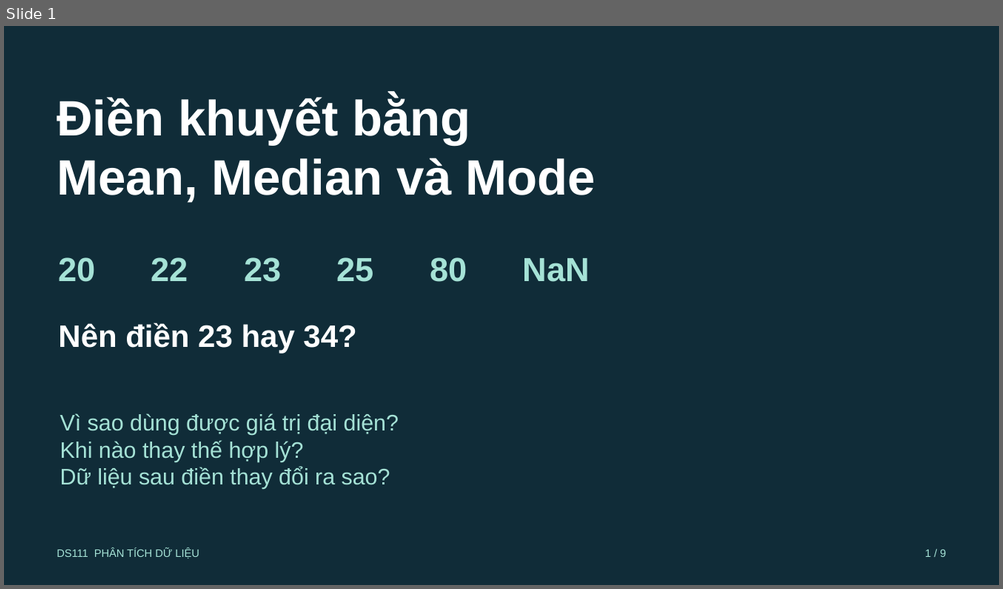
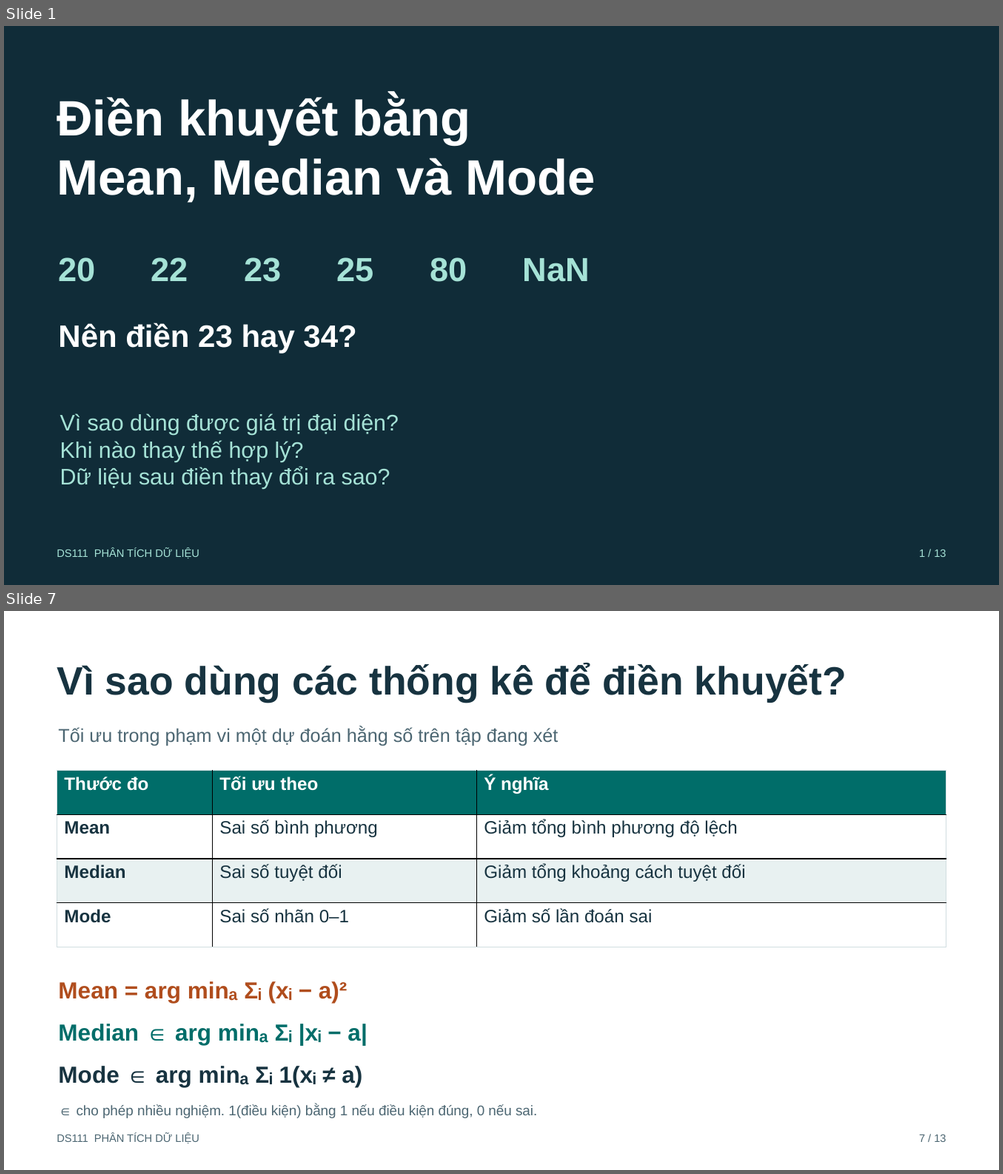
Before and after one commit to ncat218/Seminar-DS111, a slide deck: presentation/seminar_15min.pptx. Shown one above the other, each under a label of ours: slide 1 before the commit, slides 1 and 7 after it; the slides between them are not shown. The pictures are 1003x589 and 1003x1174 pixels, drawn with LibreOffice and Linux fonts; fonts in the diff are those of the drawing. Boxes give left, top, right and bottom in pixels: in the first picture for what was removed or moved away, otherwise in the second. Text is boxed around its words. In the diff, an @@ line names an element or a change of style, - is before the commit and + after.

```diff
--- a/presentation/seminar_15min.pptx
+++ b/presentation/seminar_15min.pptx
@@ slide 7 added at bbox=[4, 611, 999, 1170], background #FFFFFF @@
@@ text added at bbox=[57, 664, 846, 702], 38.2 pt, text #173340, bold @@
+Vì sao dùng các thống kê để điền khuyết?
@@ text added at bbox=[58, 726, 558, 746], 18 pt, text #4C6672 @@
+Tối ưu trong phạm vi một dự đoán hằng số trên tập đang xét
@@ table added at bbox=[57, 771, 945, 948], 4 rows, 3 columns @@
+Thước đo | Tối ưu theo | Ý nghĩa
+Mean | Sai số bình phương | Giảm tổng bình phương độ lệch
+Median | Sai số tuyệt đối | Giảm tổng khoảng cách tuyệt đối
+Mode | Sai số nhãn 0–1 | Giảm số lần đoán sai
@@ text added at bbox=[58, 982, 347, 1003], 22.5 pt, text #B04D1D, bold @@
+Mean = arg minₐ Σᵢ (xᵢ − a)²
@@ text added at bbox=[58, 1024, 367, 1045], 22.5 pt, text #006D69, bold @@
+Median ∈ arg minₐ Σᵢ |xᵢ − a|
@@ text added at bbox=[58, 1066, 362, 1088], 22.5 pt, text #173340, bold @@
+Mode ∈ arg minₐ Σᵢ 1(xᵢ ≠ a)
@@ text added at bbox=[77, 1105, 537, 1119], 13.5 pt, text #4C6672 @@
+∈ cho phép nhiều nghiệm. 1(điều kiện) bằng 1 nếu điều kiện đúng, 0 nếu sai.
@@ text added at bbox=[57, 1133, 199, 1145], 10.5 pt, text #4C6672 @@
+DS111 PHÂN TÍCH DỮ LIỆU
@@ text added at bbox=[919, 1135, 945, 1142], 10.5 pt, text #4C6672 @@
+7 / 13
@@ slide 1 changed as well @@
@@ text at bbox=[919, 550, 945, 557]: text changed @@
-1 / 9
+1 / 13
```
Also in this commit, not shown: 6 other slides changed, 5 other slides added, 2 slides removed, 14 other files.
